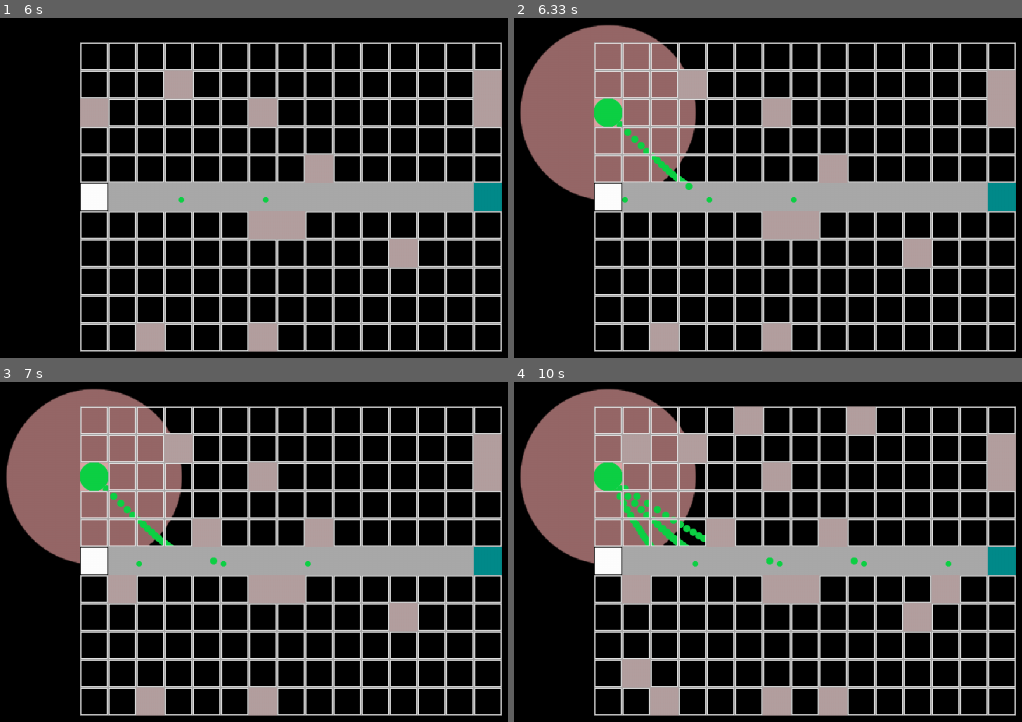
Above: before the commit, frames 1-4 (two rows, left to right).
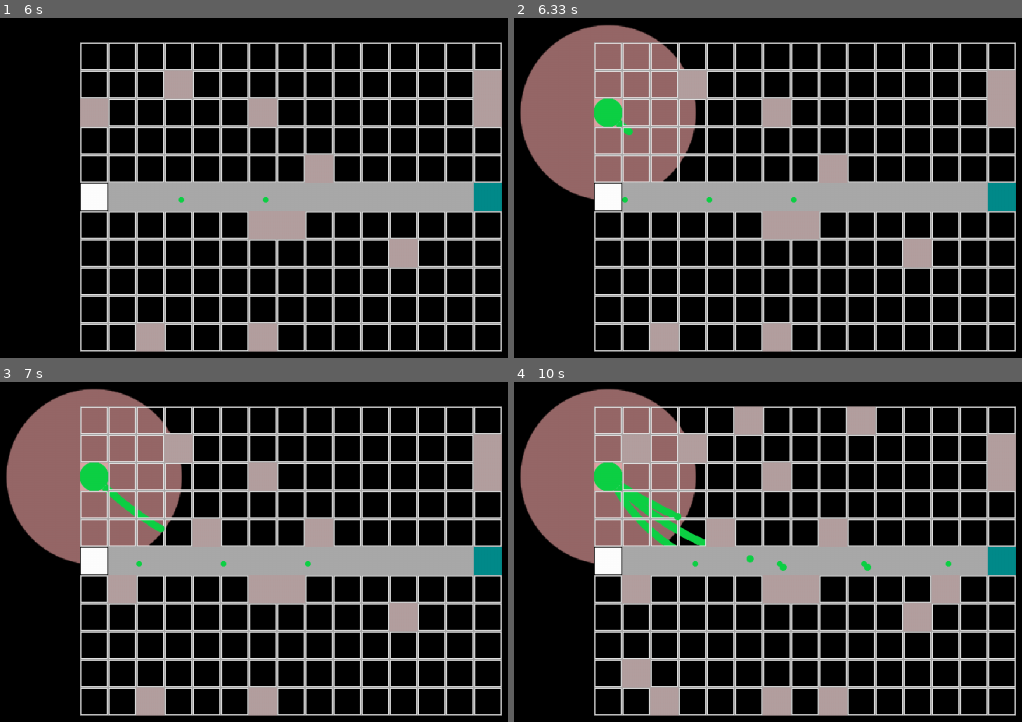
Above: after the commit, the same moments.

Repository: GawarWawar/pygame_project
Game: pygame game, started from main.py
Same seed, same stepped clock (60 frames per second), same inputs: the game is played once before the commit and once after it.
Inputs (mouse positions are in pixels of both pictures, inside the frame that each line leads up to):
- Up to frame 1 (6 s): click (259, 218) at 0.38 s; click (294, 228) at 0.72 s; click (396, 242) at 1.55 s; click (248, 327) at 2.38 s; click (259, 109) at 2.72 s; click (162, 92) at 3.05 s; click (477, 106) at 4.38 s; click (492, 72) at 4.72 s; click (330, 174) at 5.05 s; click (96, 106) at 5.38 s; click (157, 344) at 5.72 s
- Up to frame 2 (6.33 s): click (610, 103) at 6.05 s
- Up to frame 3 (7 s): click (116, 599) at 6.38 s; click (203, 541) at 6.72 s
- Up to frame 4 (10 s): click (630, 439) at 7.05 s; click (747, 409) at 7.88 s; click (635, 684) at 8.22 s; click (844, 694) at 8.55 s; click (854, 419) at 9.38 s; click (935, 592) at 9.72 s

Frame 1 is identical in both runs. In frame 2, 0.3% of the frame differs, in the area x 20-36%, y 29-51%; in frame 3, 0.4%; in frame 4, 1.3%, in the area x 19-71%, y 29-56%.

Commit message:
added new method of moving projectiles

Diff:
--- a/entities/basic_tiles.py
+++ b/entities/basic_tiles.py
@@ -14,8 +14,10 @@
         width: int,
         height: int,
     ) -> None:
+        # TODO: It is needed for better precision and I need to make all movement work through this stuff coordinates
+        self.coordinates = coordinates
+
         # TODO: Look at this and decide if this properties are needed
-        self.coordinates = coordinates
         self.width = width
         self.height = height
 
--- a/entities/towers.py
+++ b/entities/towers.py
@@ -41,13 +41,26 @@
         super().__init__(coordinates, width, height)
 
     def attack(self):
-        coordinates = self.target.rect.center
-        #BUG: Have strange movements, need to be fixed
-        coordinates = (
-            (coordinates[0] - self.rect.x) * self.speed,
-            (coordinates[1] - self.rect.y) * self.speed
-        )
-        self.rect = self.rect.move(*coordinates)
+        target_coordinates = self.target.rect.center
+
+        # TODO: move unit vector creation to separate function
+        direction_vector = (target_coordinates[0] - self.rect.x, target_coordinates[1] - self.rect.y)
+        magnitude_of_direction_vector = (
+            direction_vector[0]**2 +
+            direction_vector[1]**2
+        )**0.5
+        if magnitude_of_direction_vector != 0:
+            unit_vector = (
+                direction_vector[0]/magnitude_of_direction_vector,
+                direction_vector[1]/magnitude_of_direction_vector
+            )
+            movement = (
+                self.speed * unit_vector[0],
+                self.speed * unit_vector[1]
+            )
+
+            self.coordinates = (self.coordinates[0] + movement[0], self.coordinates[1] + movement[1])
+            self.rect = self.rect.move_to(x = self.coordinates[0], y = self.coordinates[1])
 
 
 
@@ -97,7 +110,7 @@
 
     def cool_down(self) -> bool:
         # TODO: CHANGE FPS FROM 60 TO CONSTANT
-        if pygame.time.get_ticks() - self._attack_cd  > self.attack_speed * 1000: # -> HERE SHOULD BE FPS
+        if pygame.time.get_ticks() - self._attack_cd > self.attack_speed * 1000: # -> HERE SHOULD BE FPS
             return True
         return False
 
@@ -118,7 +131,7 @@
 
     projectile_width = 10
     projectile_height = 10
-    projectile_speed = 0.1
+    projectile_speed = 2
     _projectile_image_path = pathlib.Path(__file__).parent.joinpath("pictures/Basic_tower.png")
 
     attack_range = 500
